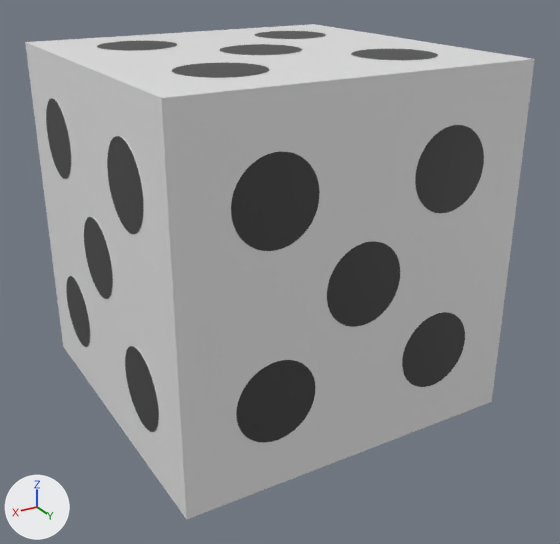
One commit to the COLLADA model cusub_sim/robosub_descriptions/models/Dice5/Dice5.dae: the scene before it, then after it.
Camera for both pictures: a 50 mm camera at (0.358, 0.315, 0.292) aimed at (0.111, -0.098, 0.085). The axes (+X, +Y, +Z) are drawn at lower left. The lights are the same throughout.

Objects in the first picture: 'Dice5'.
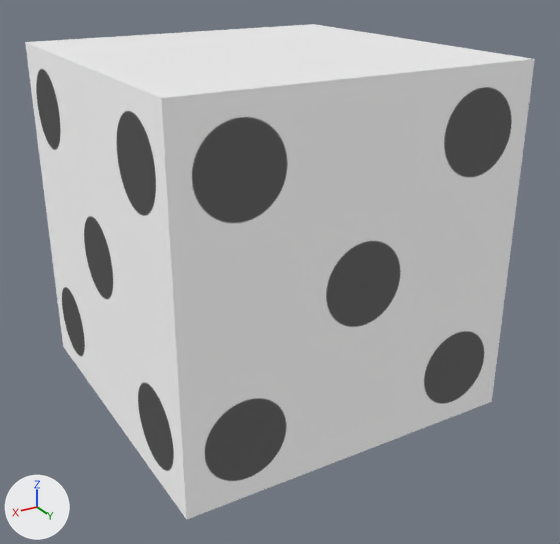
Where the newer file only moved an object's origin or applied its transform, the numbers keep the older frame.

The change, as a diff of the scene's bpy script:
```diff
--- a/cusub_sim/robosub_descriptions/models/Dice5/Dice5.dae.py
+++ b/cusub_sim/robosub_descriptions/models/Dice5/Dice5.dae.py
@@ img_dice5_png @@
+img_dice5_png = load_image('Dice5.png', 'Dice5.png', 340, 340, 'sRGB')
@@ mat_white @@
 mat_white.roughness = 0.44
+mat_white.emission_strength = 1.0
@@ mat_dice @@
+mat_dice = principled_material('Dice')
+mat_dice.texture = img_dice5_png
+mat_dice.roughness = 0.9
+mat_dice.emission_color = (0.05, 0.05, 0.05)  # black #3f3f3f
+mat_dice.emission_strength = 1.0
@@ me_dice5 @@
 # used by ob_dice5; location = (0.0, 0.0, 0.0)
-me_dice5.from_pydata(...)  # 2335 vertices, 4640 faces; spans x 0.0..0.229, y -0.229..0.0, z 0.0..0.229
+me_dice5.from_pydata(...)  # 8 vertices, 12 faces; spans x 0.0..0.229, y -0.229..0.0, z 0.0..0.229
+# me_dice5 part 1: 2327 vertices removed from x 0.0..0.229, y -0.229..0.0, z 0.0..0.229
 me_dice5.materials.append(mat_white)
-me_dice5.materials.append(mat_black)  # black #3f3f3f
+me_dice5.materials.append(mat_dice)  # picture img_dice5_png
```

Location of each change, [x1, y1, x2, y2] in pixels of the pictures (560 x 544 px):
'Dice5', surface changed, reshaped (grey to white)
    both: [25, 24, 535, 520]
part 1 of me_dice5, deleted
    before: [25, 24, 535, 520]
